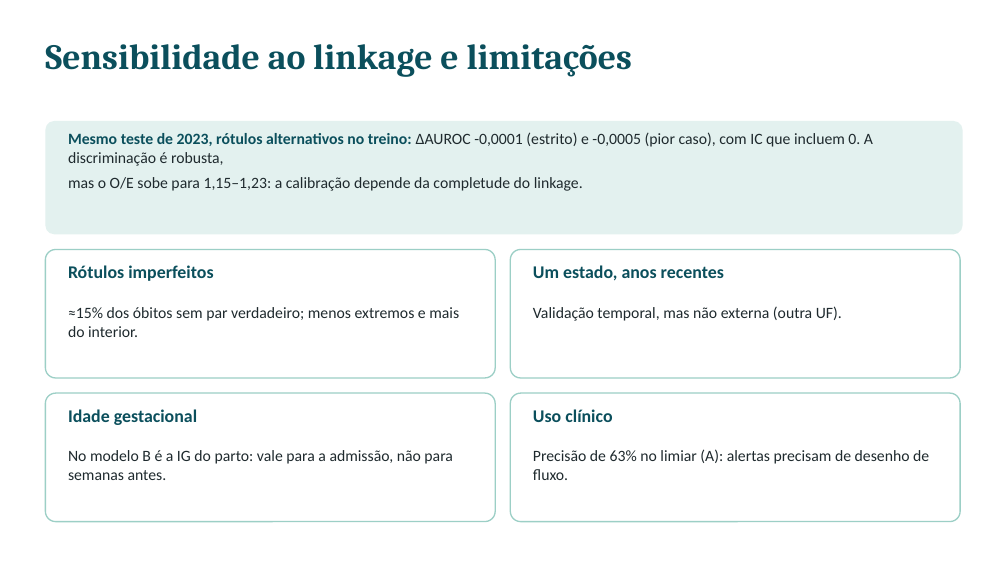
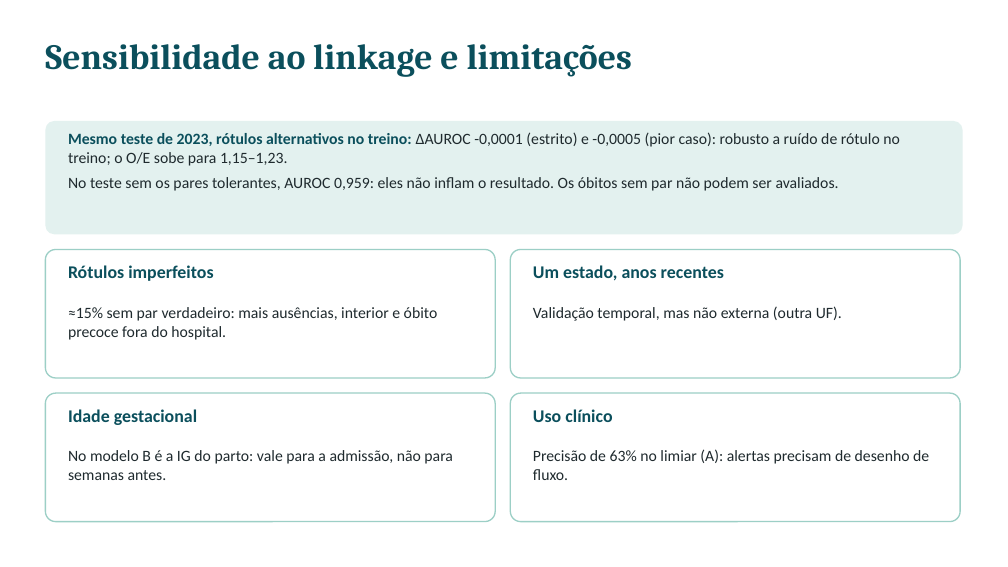
Before and after one commit to CledsonSilvaAraujo/mortalidade-neonatal-rj, a slide deck: slide 15 of slides/apresentacao.pptx (slide 13 before the commit). Drawn at 1008x567 pixels with LibreOffice and Linux fonts; fonts in the diff are those of the drawing. Boxes give left, top, right and bottom in pixels: in the first picture for what was removed or moved away, otherwise in the second. Text is boxed around its words. In the diff, an @@ line names an element or a change of style, - is before the commit and + after.

```diff
--- a/slides/apresentacao.pptx
+++ b/slides/apresentacao.pptx
@@ text at [68, 132, 900, 191]: text changed @@
-Mesmo teste de 2023, rótulos alternativos no treino: ΔAUROC -0,0001 (estrito) e -0,0005 (pior caso), com IC que incluem 0. A discriminação é robusta,
-mas o O/E sobe para 1,15–1,23: a calibração depende da completude do linkage.
+Mesmo teste de 2023, rótulos alternativos no treino: ΔAUROC -0,0001 (estrito) e -0,0005 (pior caso): robusto a ruído de rótulo no treino; o O/E sobe para 1,15–1,23.
+No teste sem os pares tolerantes, AUROC 0,959: eles não inflam o resultado. Os óbitos sem par não podem ser avaliados.
@@ text at [68, 307, 438, 340]: text changed @@
-≈15% dos óbitos sem par verdadeiro; menos extremos e mais do interior.
+≈15% sem par verdadeiro: mais ausências, interior e óbito precoce fora do hospital.
```
Also in this commit, not shown: 3 other slides changed, 2 slides added, 22 other files.
